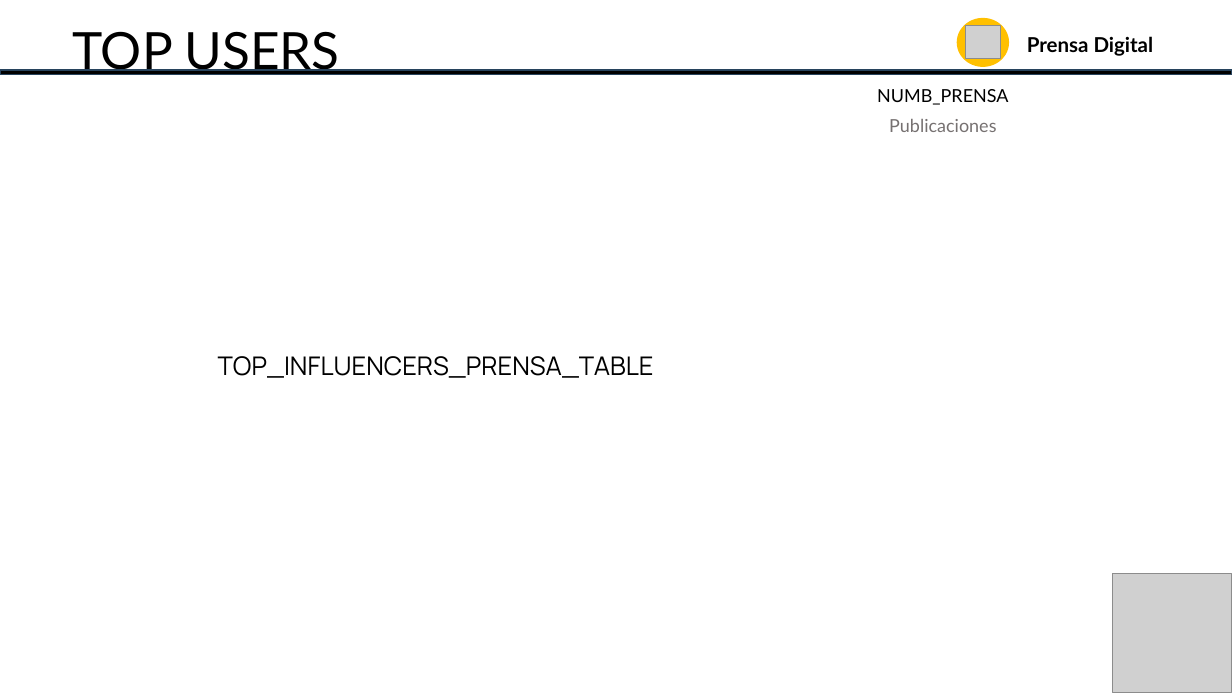
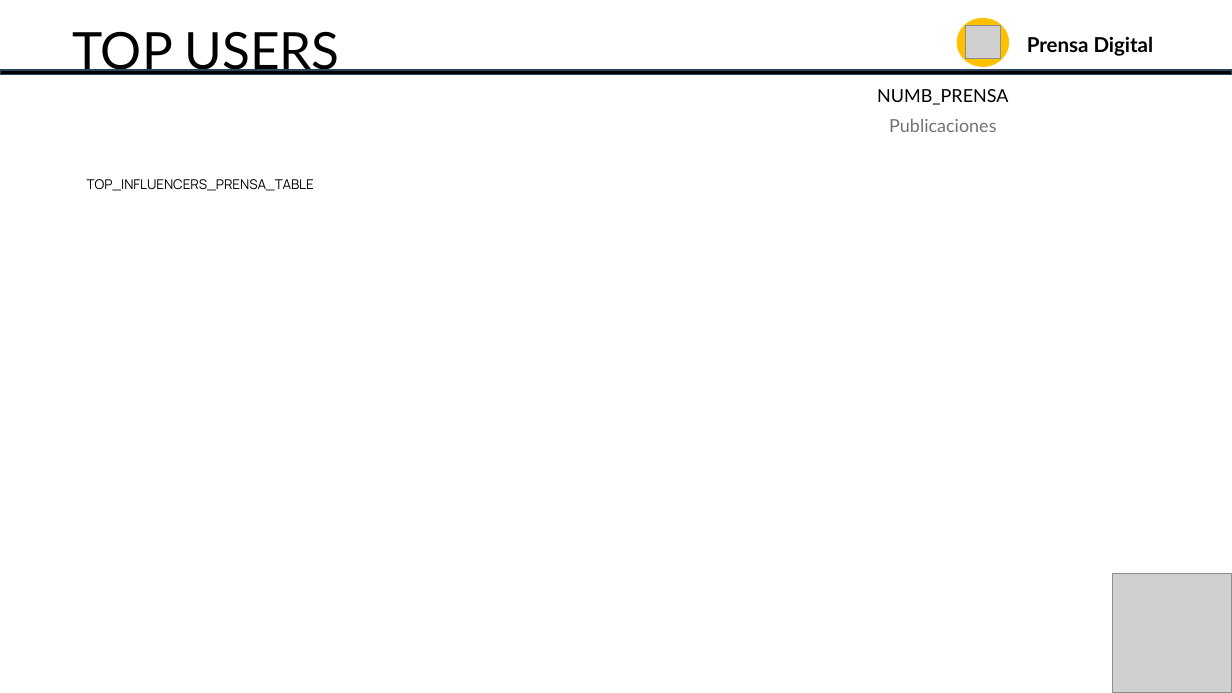
Before and after one commit to 2mingho/powerpoint-automated-web, a slide deck: slide 5 of powerpoints/Reporte_plantilla.pptx. Drawn at 1232x693 pixels with LibreOffice and Linux fonts; fonts in the diff are those of the drawing; grey boxes stand for pictures. Boxes give left, top, right and bottom in pixels: in the first picture for what was removed or moved away, otherwise in the second. Text is boxed around its words. In the diff, an @@ line names an element or a change of style, - is before the commit and + after.

```diff
--- a/powerpoints/Reporte_plantilla.pptx
+++ b/powerpoints/Reporte_plantilla.pptx
@@ text "TOP_INFLUENCERS_PRENSA_TABLE": place and size @@
-text "TOP_INFLUENCERS_PRENSA_TABLE" at box(218, 356, 654, 378)
+text "TOP_INFLUENCERS_PRENSA_TABLE" at box(87, 179, 314, 191)
@@ text "TOP_INFLUENCERS_PRENSA_TABLE" at box(87, 179, 314, 191): size 20 to 10.5 pt @@
```
Also in this commit, not shown: 4 other slides changed, 3 other files.
